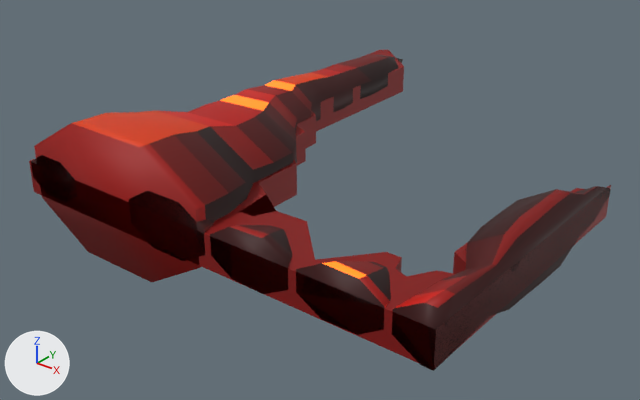
The glTF model public/models/enemies/newsh3-39.glb: old version first, new version second.
One viewpoint serves both versions: a 50 mm camera at (1.91, -2.76, 1.26) aimed at (0.07, -0.46, -0.17). Every picture has the same lights, and +X, +Y and +Z are marked at lower left. The first picture is the older version. Vertices at exactly the same position are counted once.

In view in the first picture: 'newsh3-39'.
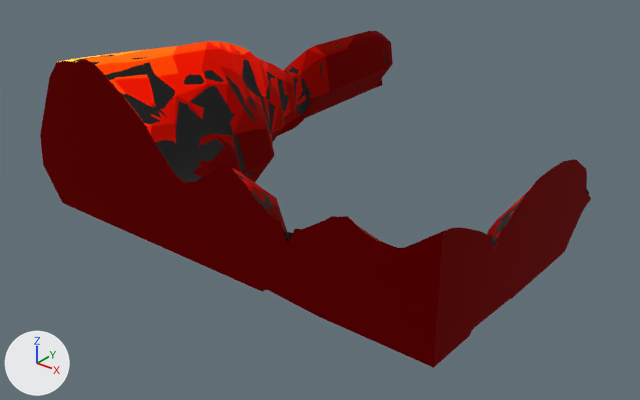
Pixel boxes [x1, y1, x2, y2] of what changed, in the pictures (640 x 400 px):
'newsh3-39', reshaped: before [29, 50, 611, 371]; after [40, 31, 591, 368]
'newsh3-39_outline', added: after [41, 46, 589, 330]
part 1 of me_newsh3_39, rebuilt: before [29, 50, 611, 369]; after [40, 31, 591, 368]
part 2 of me_newsh3_39, deleted: before [392, 186, 611, 371]
part 3 of me_newsh3_39, deleted: before [129, 190, 214, 261]
part 4 of me_newsh3_39, deleted: before [210, 225, 292, 294]
part 5 of me_newsh3_39, deleted: before [296, 261, 391, 335]
part 6 of me_newsh3_39, deleted: before [31, 155, 76, 202]
part 7 of me_newsh3_39, deleted: before [34, 55, 403, 282]

The change, as a list of edits to the scene's bpy script:
```text
Change me_newsh3_39:
    remove me_newsh3_39.from_pydata(...)  # 422 vertices, 816 faces; spans x -0.67..1.0, y -1.17..0.75, z -0.24..0.24
    remove me_newsh3_39.materials.append(mat_pal_112_b049fire)  # black #200000
    remove me_newsh3_39.materials.append(mat_pal_113_b049fire)  # dark red #380000
    remove me_newsh3_39.materials.append(mat_pal_114_b049fire)  # dark red #510000
    remove me_newsh3_39.materials.append(mat_pal_115_b049fire)  # dark red #6d0400
    remove me_newsh3_39.materials.append(mat_pal_116_b049fire)  # red #860400
    remove me_newsh3_39.materials.append(mat_pal_117_b049fire)  # red #9e0800
    remove me_newsh3_39.materials.append(mat_pal_118_b049fire)  # red #ba0c00
    remove me_newsh3_39.materials.append(mat_pal_119_b049fire)  # red #d31400
    remove me_newsh3_39.materials.append(mat_pal_120_b049fire)  # orange #df3c00
    remove me_newsh3_39.materials.append(mat_pal_121_b049fire)  # orange #e7610c, glowing orange #ff6c0f
    remove me_newsh3_39.materials.append(mat_pal_123_b049fire)  # orange #f3ae24, glowing orange #ffb726
    add me_newsh3_39.from_pydata(...)  # 581 vertices, 1158 faces; spans x -0.58..1.0, y -1.17..0.62, z -0.08..0.47
    me_newsh3_39 part 1: the loose piece of 109 vertices spanning x -0.67..1.0, y -1.17..0.75, z -0.09..0.03 is rebuilt with 581 vertices and now spans x -0.58..1.0, y -1.17..0.62, z -0.08..0.47
    me_newsh3_39 part 2: the loose piece of 68 vertices spanning x 0.83..1.0, y -1.17..-0.08, z -0.12..0.12 is deleted
    me_newsh3_39 part 3: the loose piece of 25 vertices spanning x -0.14..0.2, y -1.17..-0.92, z -0.1..0.1 is deleted
    me_newsh3_39 part 4: the loose piece of 25 vertices spanning x 0.22..0.52, y -1.17..-0.94, z -0.09..0.09 is deleted
    me_newsh3_39 part 5: the loose piece of 25 vertices spanning x 0.55..0.85, y -1.17..-0.92, z -0.09..0.09 is deleted
    me_newsh3_39 part 6: the loose piece of 17 vertices spanning x -0.66..-0.41, y -1.17..-0.99, z -0.07..0.07 is deleted
    me_newsh3_39 part 7
    153 vertices are removed from x -0.62..0.17, y -1.17..0.74, z -0.24..0.24
    302 faces are deleted
    add me_newsh3_39.materials.append(mat_pal_114_newsh3fire)  # dark red #510000
    add me_newsh3_39.materials.append(mat_pal_115_newsh3fire)  # dark red #6d0400
    add me_newsh3_39.materials.append(mat_pal_116_newsh3fire)  # red #860400
    add me_newsh3_39.materials.append(mat_pal_117_newsh3fire)  # red #9e0800, glowing red #810500
    add me_newsh3_39.materials.append(mat_pal_118_newsh3fire)  # red #ba0c00, glowing red #9c0800
    add me_newsh3_39.materials.append(mat_pal_119_newsh3fire)  # red #d31400, glowing red #b61000
    add me_newsh3_39.materials.append(mat_pal_120_newsh3fire)  # orange #df3c00, glowing orange #c53400
    add me_newsh3_39.materials.append(mat_pal_121_newsh3fire)  # orange #e7610c, glowing orange #d1570a
    add me_newsh3_39.materials.append(mat_pal_122_newsh3fire)  # orange #eb8a18, glowing orange #da7f15
    add me_newsh3_39.materials.append(mat_pal_123_newsh3fire)  # orange #f3ae24, glowing orange #e6a421
    add me_newsh3_39.materials.append(mat_pal_124_newsh3fire)  # yellow #fbcb30, glowing yellow #f2c42e
Add ob_newsh3_39_outline:
    ob_newsh3_39_outline = bpy.data.objects.new('newsh3-39_outline', me_newsh3_39_outline)  # 510 vertices, 870 faces; spans x -0.58..1.0, y -1.17..0.62, z -0.08..0.47; in mat_outline_shell (black #000000)
    ob_newsh3_39_outline.location = (0.0, 0.0, 0.0)
```
